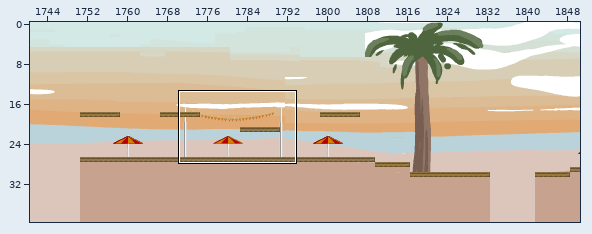
Tiled map, stored at PopLevel.tmx. Above: a wide view before the commit, with the close-up outlined.
Close-up. Before the edit:
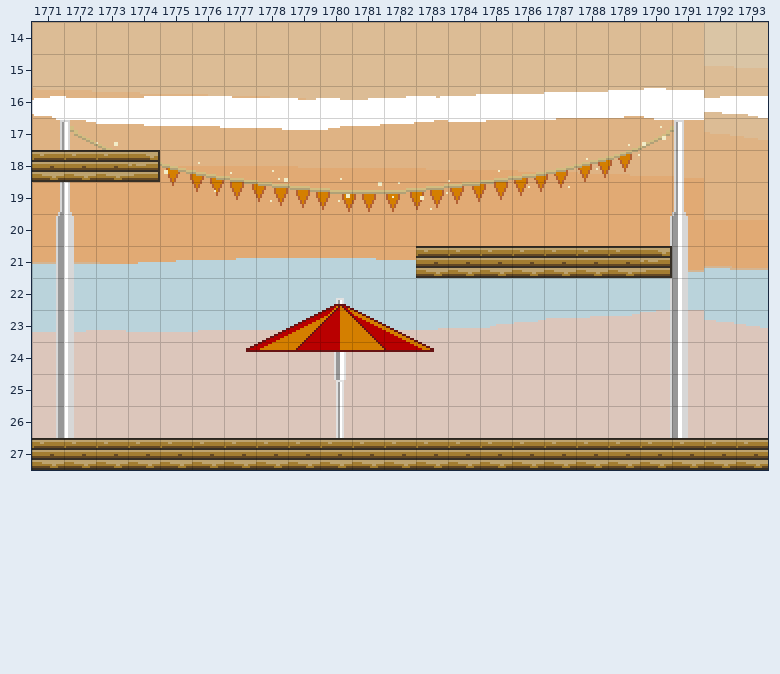
Cells are 16x16 px. Shown: x 1771..1793, y 14..27. The commit also changed other parts of the map, which this record leaves out.
Once edited:
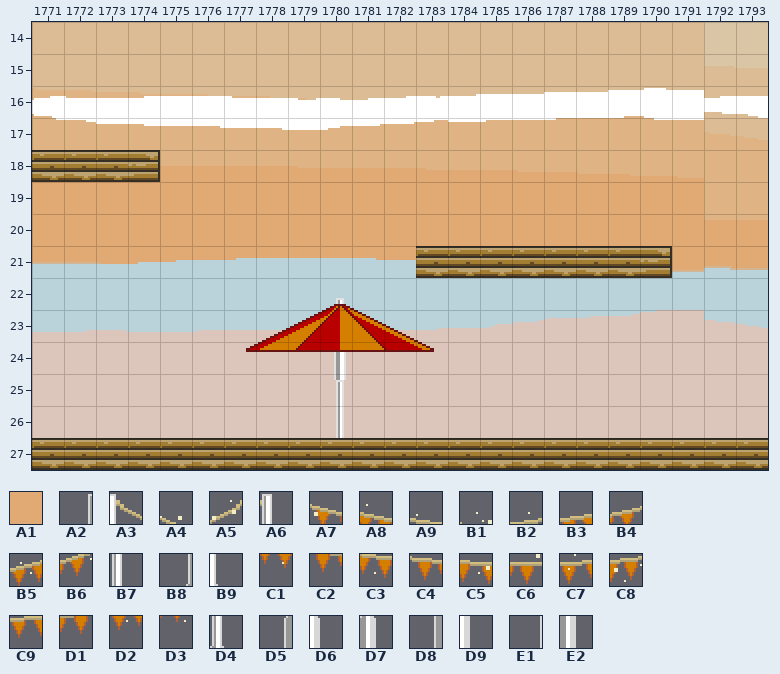
Key: from "PopSand": A1 5823; from "varas": A2 77, A3 78, A4 79, A5 96, A6 97, A7 106, A8 107, A9 108, B1 109, B2 116, B3 117, B4 118, B5 119, B6 120, B7 122, B8 127, B9 128, C1 132, C2 133, C3 134, C4 135, C5 136, C6 137, C7 138, C8 139, C9 140, D1 141, D2 142, D3 143, D4 147, D5 152, D6 153, D7 172, D8 177, D9 178, E1 196, E2 197.
__ is an empty cell.
Tiles replaced or removed in this view: A2, A3, A4, A5, A6, A7, A8, A9, B1, B2, B3, B4, B5, B6, B7, B8, B9, C1, C2, C3, C4, C5, C6, C7, C8, C9, D1, D2, D3, D4, D5, D6, D7, D8, D9, E1, E2.
Difference:
Changed rows in their new state; .. is an unchanged cell.
Layer "Cópia de tiles":
first column x 1771:
17 __ __ __ .. .. .. .. .. .. .. .. .. .. .. .. .. .. .. .. __ __
18 .. .. .. .. __ __ __ __ .. .. .. .. .. .. __ __ __ __ __ .. __
19 __ __ .. .. .. __ __ __ __ __ __ __ __ __ __ __ __ .. .. .. __
20 __ __ .. .. .. .. .. .. .. .. .. .. .. .. .. .. .. .. .. .. __
21 __ __ .. .. .. .. .. .. .. .. .. .. .. .. .. .. .. .. .. .. __
22 __ __ .. .. .. .. .. .. .. .. .. .. .. .. .. .. .. .. .. __ __
23 __ __ .. .. .. .. .. .. .. .. .. .. .. .. .. .. .. .. .. __ __
24 __ __ .. .. .. .. .. .. .. .. .. .. .. .. .. .. .. .. .. __ __
25 __ __ .. .. .. .. .. .. .. .. .. .. .. .. .. .. .. .. .. __ __
26 __ __ .. .. .. .. .. .. .. .. .. .. .. .. .. .. .. .. .. __ __
Layer "enemyStop":
first column x 1783:
19 A1 .. .. .. .. .. .. ..
20 .. .. .. .. .. .. .. A1
Boxes around the changes in both close-ups, in picture pixels (x1, y1, x2, y2):
removed: (60, 120, 118, 150)
changed: (160, 120, 688, 438)
removed: (56, 182, 74, 438)
